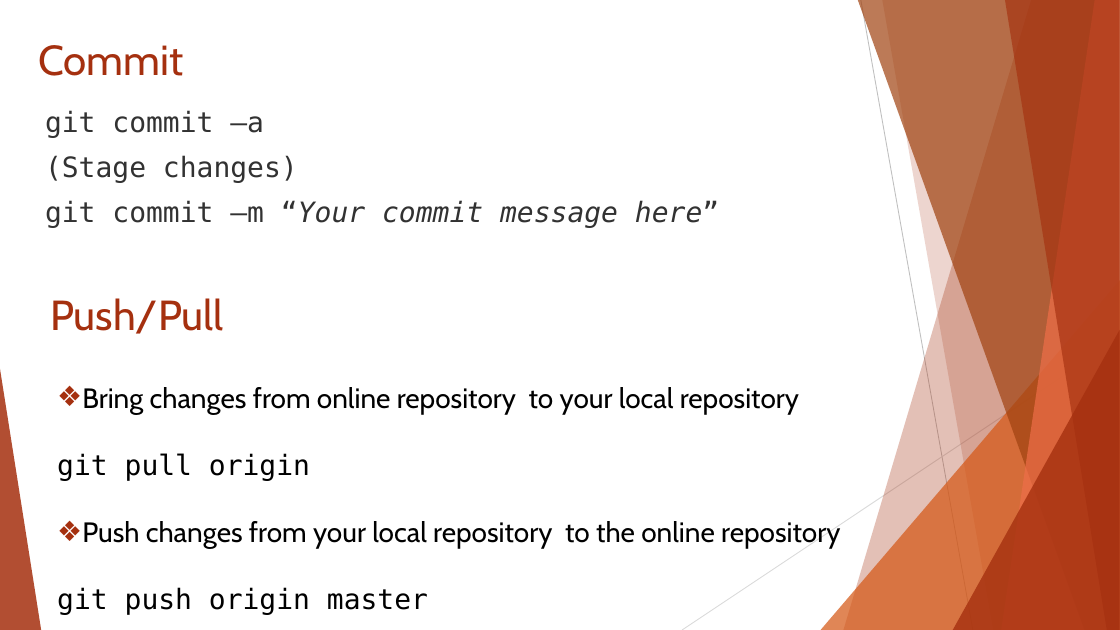
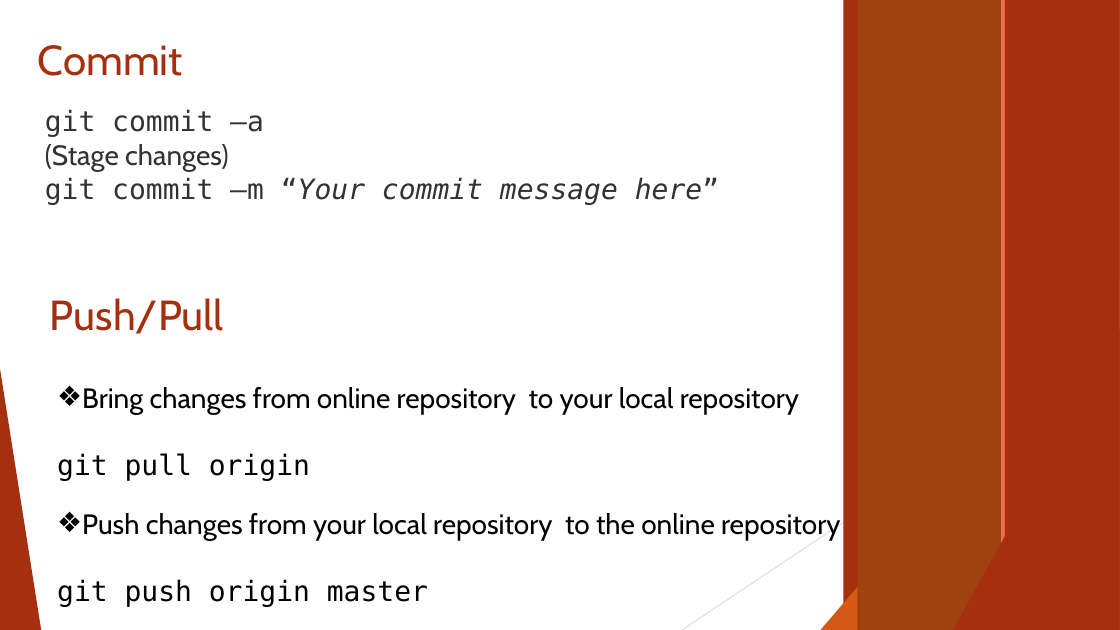
Before and after one commit to ICI3D/Sandbox, a slide deck: slide 6 of Appendix for Git-v1.1.pptx. Drawn at 1120x630 pixels with LibreOffice and Linux fonts; fonts in the diff are those of the drawing. Boxes give left, top, right and bottom in pixels: in the first picture for what was removed or moved away, otherwise in the second. Text is boxed around its words. In the diff, an @@ line names an element or a change of style, - is before the commit and + after.

```diff
--- a/Appendix for Git-v1.1.pptx
+++ b/Appendix for Git-v1.1.pptx
@@ rectangle added at [844, 0, 1120, 630], fill #A5300F @@
@@ rectangle added at [858, 0, 1120, 630], fill #A04210 @@
@@ line (861, 0) - (973, 630): stroke #BFBFBF 0.75 pt to #BFBFBF 0.74 pt @@
@@ rectangle added at [882, 0, 1120, 630], fill #A5300F @@
@@ rectangle added at [1002, 0, 1120, 630], fill #EE6E49 @@
@@ group removed at [844, 0, 1120, 630]: 5 freeform shapes @@
@@ rectangle added at [1005, 0, 1120, 630], fill #A5300F @@
@@ text "git commit –a" at [45, 109, 719, 205]: font DejaVu Sans Mono to Cabin in "(Stage changes)"; less space between paragraphs @@
@@ triangle at [821, 280, 1120, 630]: fill #D55816 at 72% opacity to #D55816 @@
@@ line (1120, 339) - (682, 630): stroke #D9D9D9 0.75 pt to #D9D9D9 0.74 pt @@
@@ triangle at [953, 330, 1120, 630]: fill #A5300F at 80% opacity to #A5300F @@
@@ triangle at [0, 369, 41, 630]: fill #A5300F at 85% opacity to #A5300F @@
@@ text "Bring changes from online repository ..." rewrapped from [57, 387, 840, 615] to [57, 387, 840, 607] @@
```
Also in this commit, not shown: 6 other slides changed, 3 other files.
